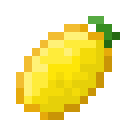
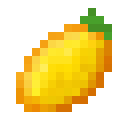
Layers edited between the first and the second 128px x 128px image:
painted on "Lemon" over [16, 8, 120, 120]
